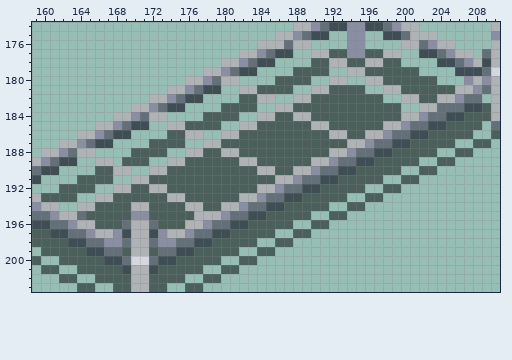
One commit to this pixel-art file: res/tiled/ase/structures.ase. This is how it looked before the edit.
453x368 pixels, 1 frame. Colours within 5 levels of each other are drawn and written as one. Shown: x 159..210, y 174..203.
The result:
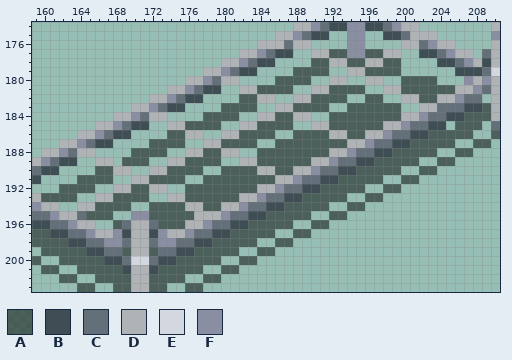
Palette (. is transparent): A #191f1c96  B #3f4e54  C #636f79  D #afb3b6  E #d3d7e0  F #8a8ea3
Edits made:
Layer "Layer 1":
y 179: x 200..201 AA -> ..
y 180: x 198..199 AA -> ..
y 182: x 194..195 AA -> ..
y 183: x 192..193 AA -> ..
y 184: x 190..191 AA -> ..
y 185: x 188..189 AA -> ..; x 205 A -> .
y 186: x 186..187 AA -> ..
y 187: x 184..185 AA -> ..
y 188: x 182..183 AA -> ..
y 189: x 180..181 AA -> ..
y 190: x 178..179 AA -> ..
y 191: x 176..177 AA -> ..
y 192: x 174..175 AA -> ..
y 193: x 172..173 AA -> ..
y 194: x 170..171 DD -> ..
y 195: x 168..169 AA -> ..
y 196: x 166..167 AA -> ..
